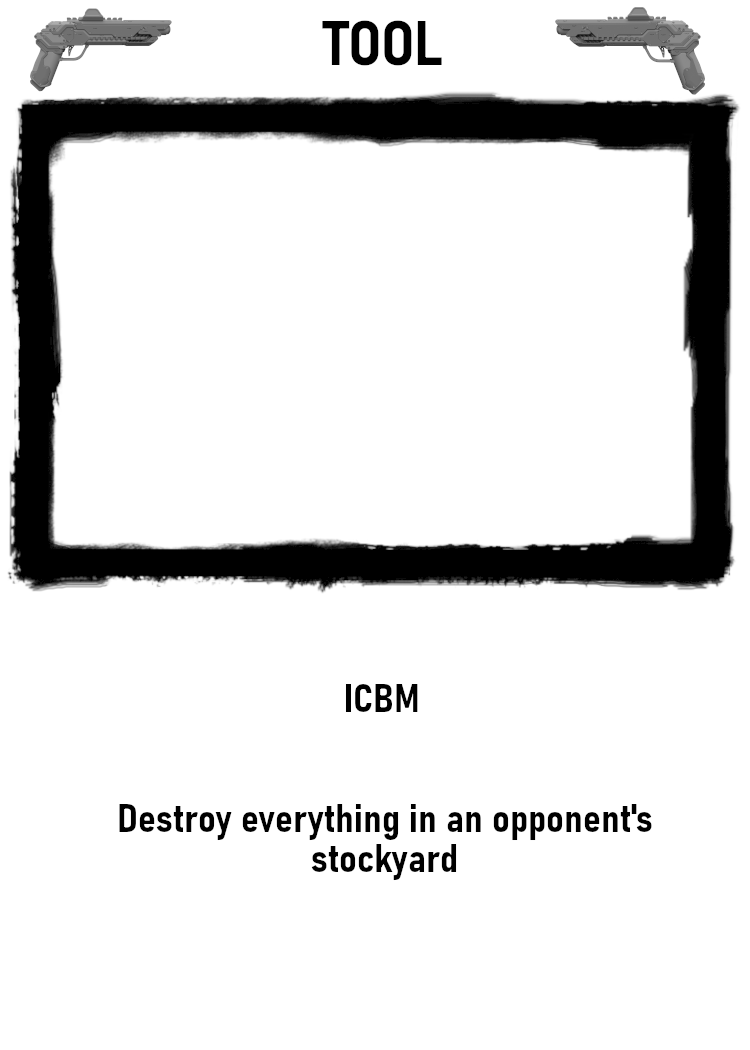
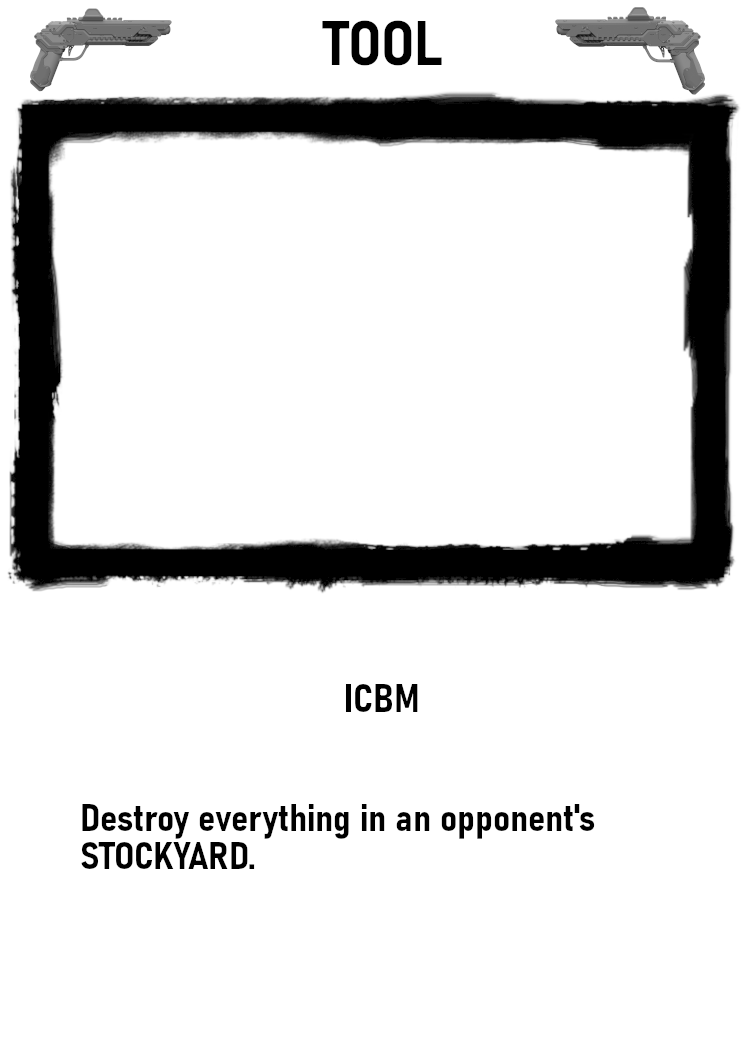
Layer changes from the first 750 x 1050 image to the second:
painted on "Background" over [81, 804, 652, 881]
